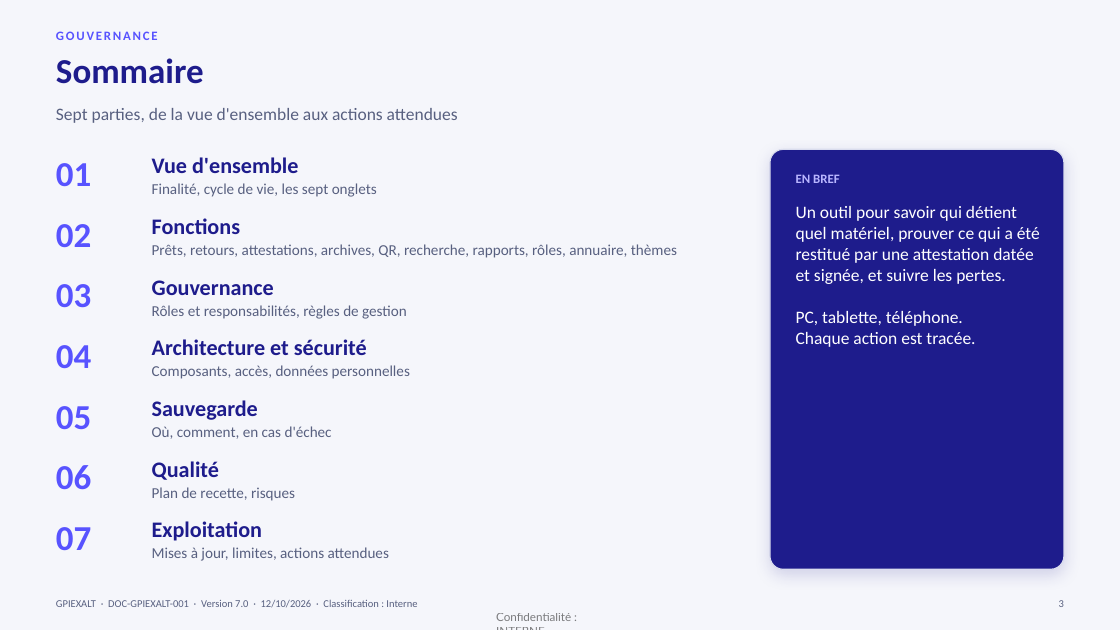
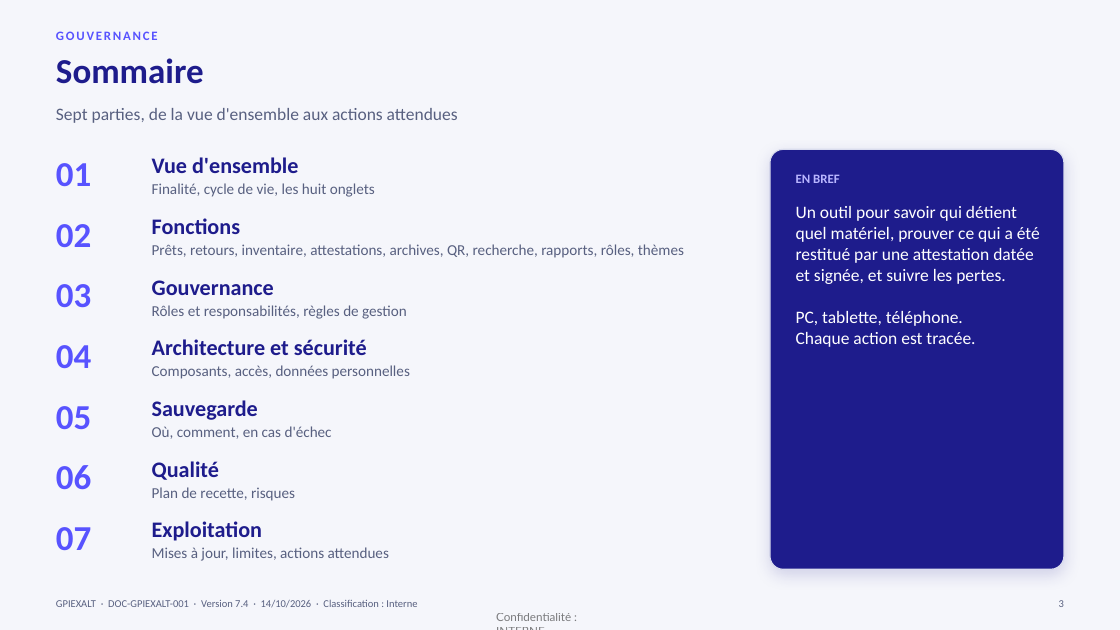
Before and after one commit to tesfamariam-exalt/myfirst-test, a slide deck: slide 3 of documentation/GPIEXALT_Documentation.pptx. Drawn at 1120x630 pixels with LibreOffice and Linux fonts; fonts in the diff are those of the drawing. Boxes give left, top, right and bottom in pixels: in the first picture for what was removed or moved away, otherwise in the second. Text is boxed around its words. In the diff, an @@ line names an element or a change of style, - is before the commit and + after.

```diff
--- a/documentation/GPIEXALT_Documentation.pptx
+++ b/documentation/GPIEXALT_Documentation.pptx
@@ text at <box>152,183,375,197</box>: text changed @@
-Finalité, cycle de vie, les sept onglets
+Finalité, cycle de vie, les huit onglets
@@ text at <box>152,244,684,258</box>: text changed @@
-Prêts, retours, attestations, archives, QR, recherche, rapports, rôles, annuaire, thèmes
+Prêts, retours, inventaire, attestations, archives, QR, recherche, rapports, rôles, thèmes
@@ text at <box>56,600,417,608</box>: text changed @@
-GPIEXALT · DOC-GPIEXALT-001 · Version 7.0 · 12/10/2026 · Classification : Interne
+GPIEXALT · DOC-GPIEXALT-001 · Version 7.4 · 14/10/2026 · Classification : Interne
```
Also in this commit, not shown: 52 other slides changed, 4 slides added, 53 other files.
